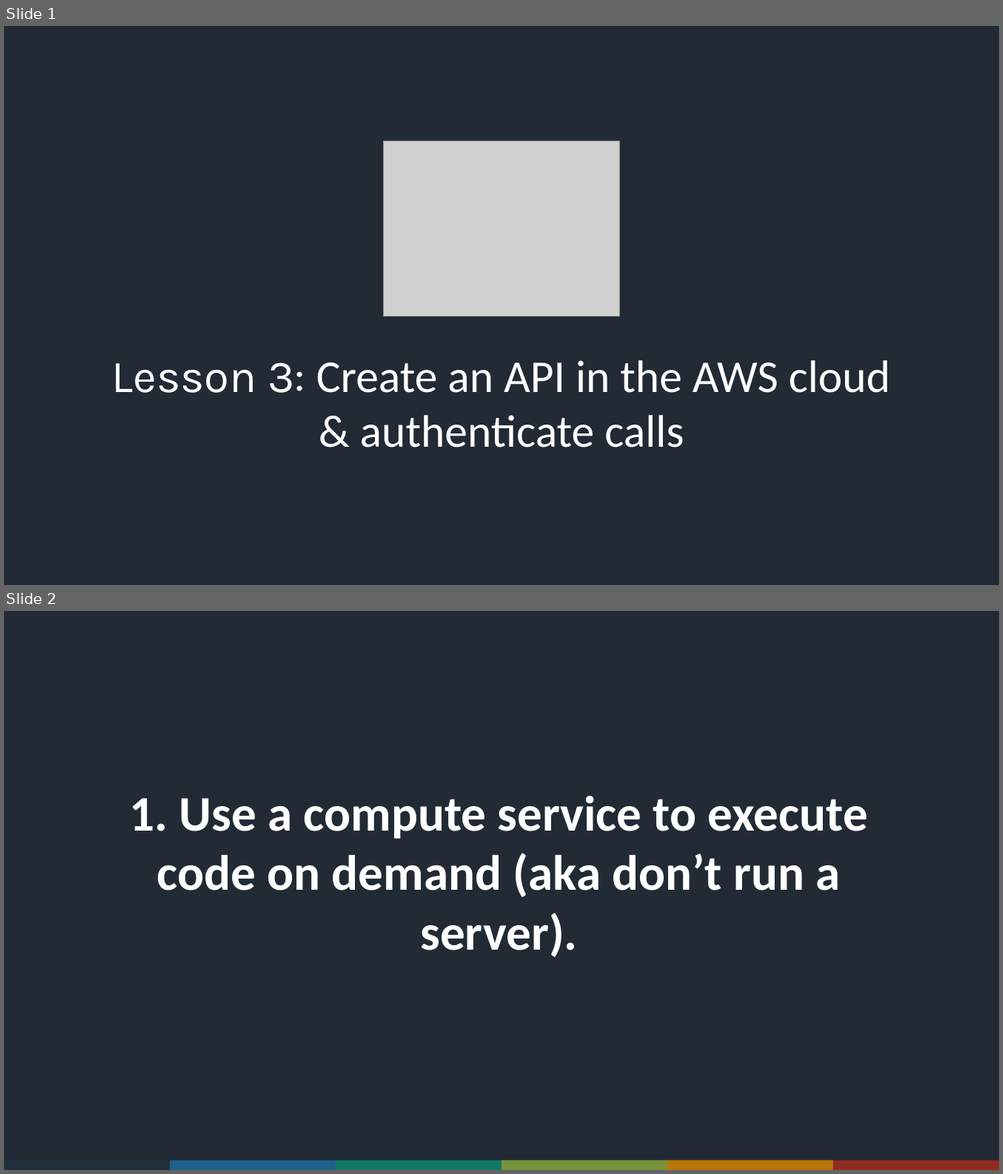
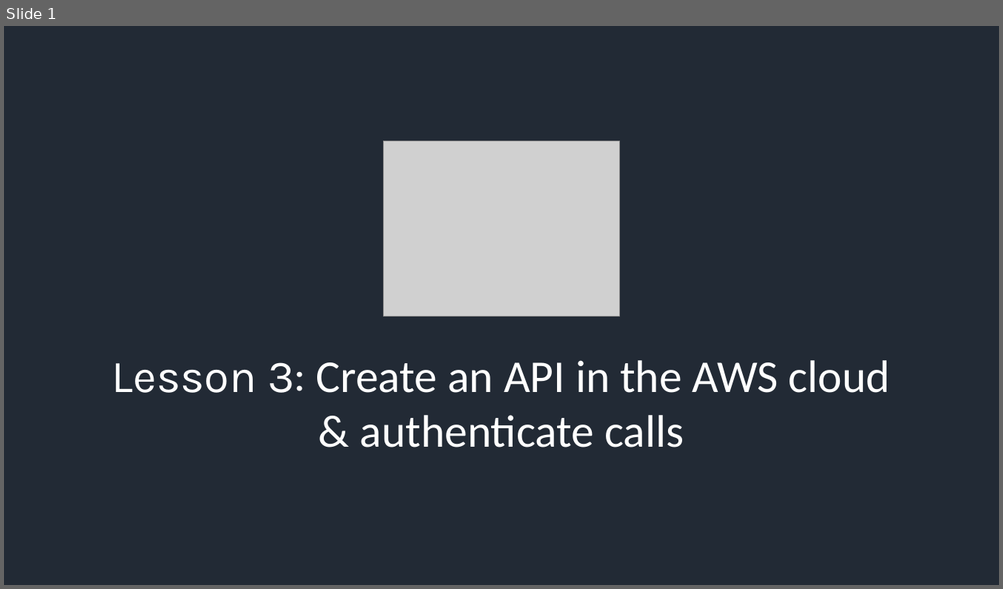
Before and after one commit to ACloudGuru/serverless-workshop, a slide deck: lesson-3/Slides.pptx. Shown one above the other, each under a label of ours: slides 1 and 2 before the commit, slide 1 after it. The pictures are 1003x1174 and 1003x589 pixels, drawn with LibreOffice and Linux fonts; fonts in the diff are those of the drawing; grey boxes stand for pictures; background and template pictures are left out. Boxes give left, top, right and bottom in pixels: in the first picture for what was removed or moved away, otherwise in the second. Text is boxed around its words. In the diff, an @@ line names an element or a change of style, - is before the commit and + after.

```diff
--- a/lesson-3/Slides.pptx
+++ b/lesson-3/Slides.pptx
@@ slide 2 removed at <box>4,611,999,1170</box>, background #222A35 @@
@@ text removed at <box>130,796,868,957</box> @@
-1. Use a compute service to execute code on demand (aka don’t run a server).
@@ group removed at <box>5,1161,999,1170</box>: 6 rectangles @@
```
Also in this commit, not shown: 3 slides changed, 5 slides added, 4 other slides removed, 3 other files.
